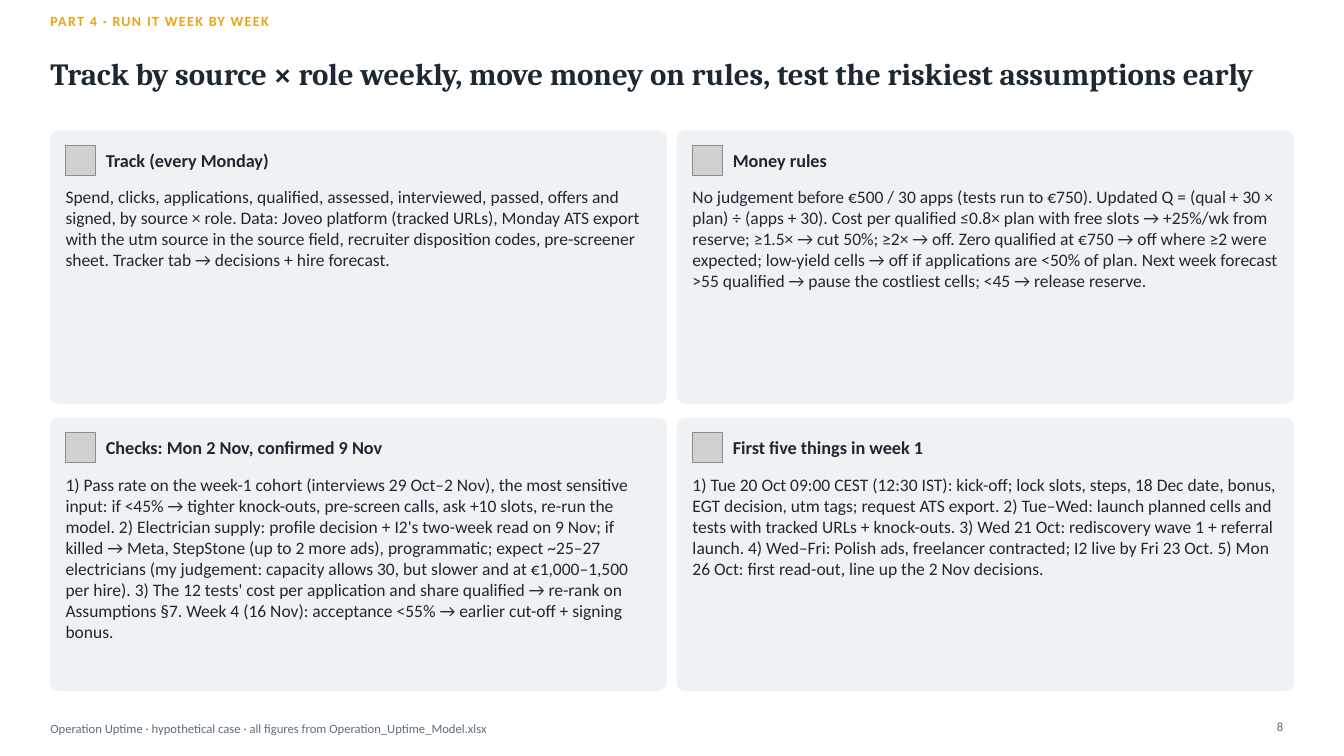
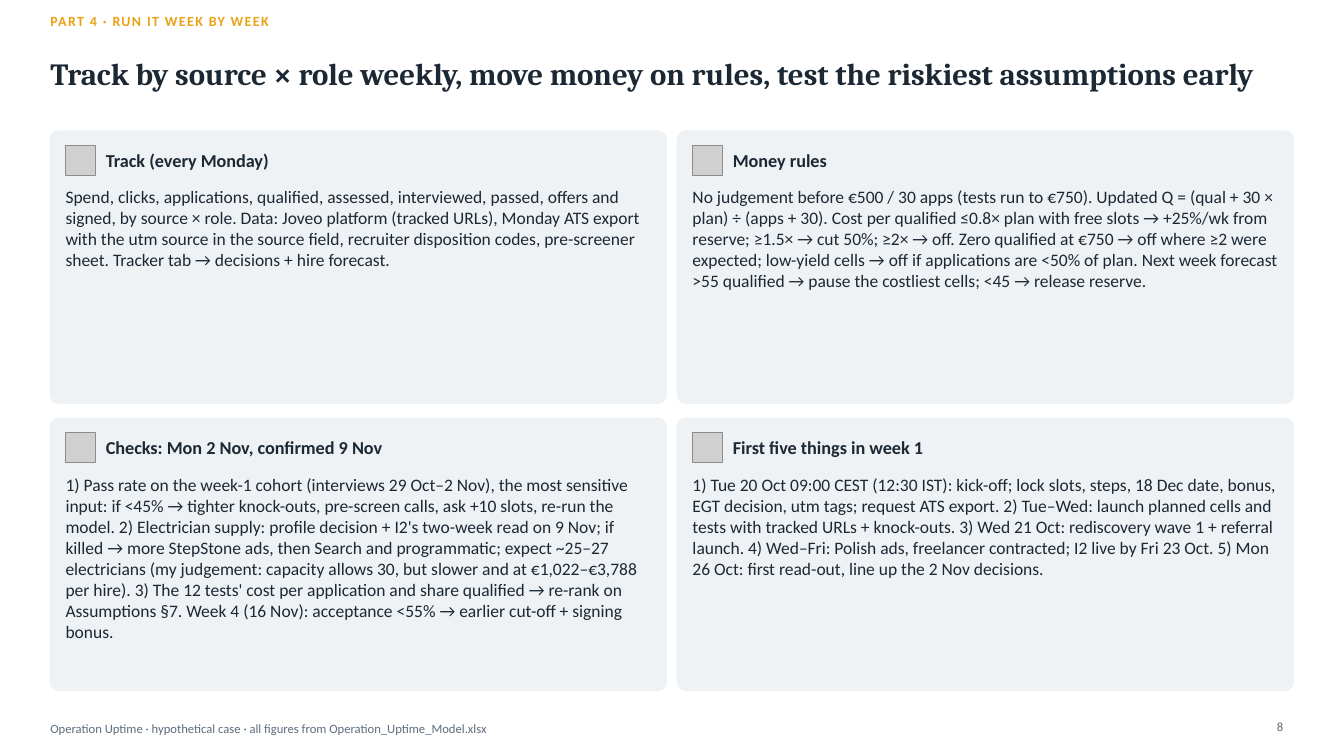
Before and after one commit to Anurag160596/haystack, a slide deck: slide 8 of operation_uptime/Operation_Uptime_Deck.pptx. Drawn at 1344x756 pixels with LibreOffice and Linux fonts; fonts in the diff are those of the drawing; grey boxes stand for pictures. Boxes give left, top, right and bottom in pixels: in the first picture for what was removed or moved away, otherwise in the second. Text is boxed around its words. In the diff, an @@ line names an element or a change of style, - is before the commit and + after.

```diff
--- a/operation_uptime/Operation_Uptime_Deck.pptx
+++ b/operation_uptime/Operation_Uptime_Deck.pptx
@@ text at <box>66,478,637,638</box>: text changed @@
-1) Pass rate on the week-1 cohort (interviews 29 Oct–2 Nov), the most sensitive input: if <45% → tighter knock-outs, pre-screen calls, ask +10 slots, re-run the model. 2) Electrician supply: profile decision + I2's two-week read on 9 Nov; if killed → Meta, StepStone (up to 2 more ads), programmatic; expect ~25–27 electricians (my judgement: capacity allows 30, but slower and at €1,000–1,500 per hire). 3) The 12 tests' cost per application and share qualified → re-rank on Assumptions §7. Week 4 (16 Nov): acceptance <55% → earlier cut-off + signing bonus.
+1) Pass rate on the week-1 cohort (interviews 29 Oct–2 Nov), the most sensitive input: if <45% → tighter knock-outs, pre-screen calls, ask +10 slots, re-run the model. 2) Electrician supply: profile decision + I2's two-week read on 9 Nov; if killed → more StepStone ads, then Search and programmatic; expect ~25–27 electricians (my judgement: capacity allows 30, but slower and at €1,022–€3,788 per hire). 3) The 12 tests' cost per application and share qualified → re-rank on Assumptions §7. Week 4 (16 Nov): acceptance <55% → earlier cut-off + signing bonus.
```
Also in this commit, not shown: 7 other slides changed, 3 other files.
